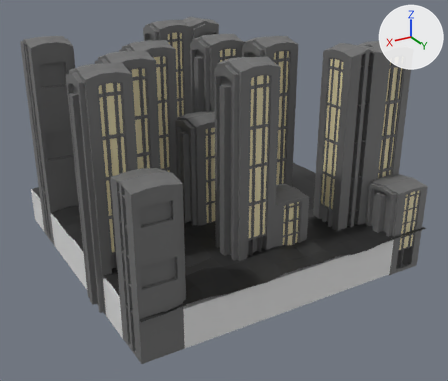
One commit to the FBX model Content/Environments/levelOne-04.fbx: the scene before it, then after it.
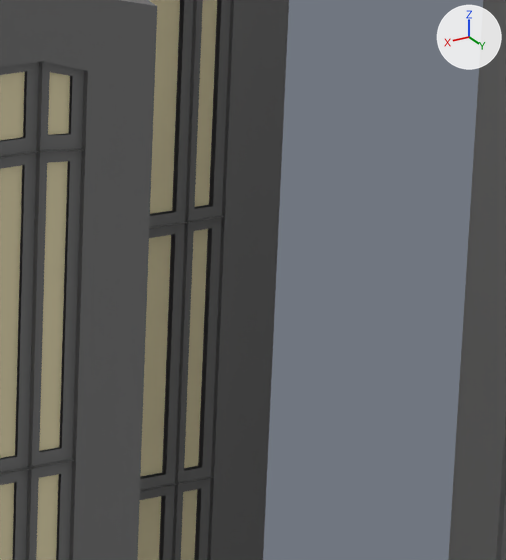
The first picture shows the older version from a camera (50 mm lens) standing at (12.8, 26.6, 15.7) and looking at (-3.0, 0.2, 2.6). The close-ups show both versions on the part from 58% to 73% of the width and 17% to 36% of the height of that picture; other places that the commit changed are outside them. The lights are fixed; the arrows at upper right show +X, +Y and +Z. Where no turn or scale is listed for an object, it has been applied to the vertices.
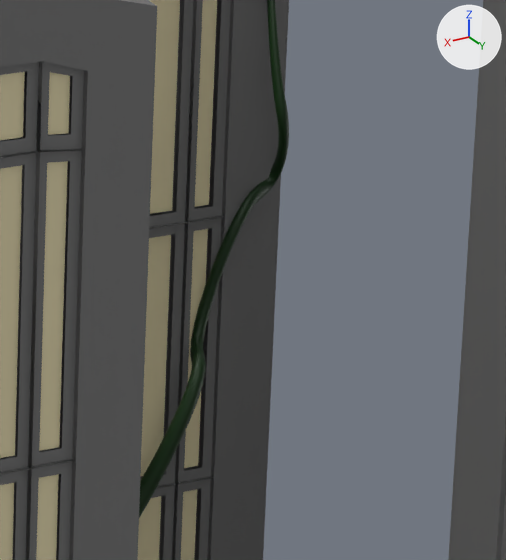
Location of each change, [x1, y1, x2, y2] in pixels of the close-ups (506 x 560 px):
'Vine.001', added
    after: [139, 0, 289, 518]

Diff of the bpy script that builds the scene:
```diff
--- a/Content/Environments/levelOne-04.fbx.py
+++ b/Content/Environments/levelOne-04.fbx.py
@@ mat_vine @@
+mat_vine = principled_material('Vine')
+mat_vine.base_color = (0.00337, 0.0311, 0.00249)  # dark green #0b3108
@@ me_beziercurve_001 @@
+me_beziercurve_001.from_pydata(...)  # 3504 vertices, 3456 faces; spans x -2.69..-1.03, y -0.66..-0.25, z -0.06..8.2
+me_beziercurve_001.materials.append(mat_vine)  # dark green #0b3108
@@ ob_vine_001 @@
+ob_vine_001 = bpy.data.objects.new('Vine.001', me_beziercurve_001)
+ob_vine_001.location = (-4.286, 1.556, 0.976)
```
